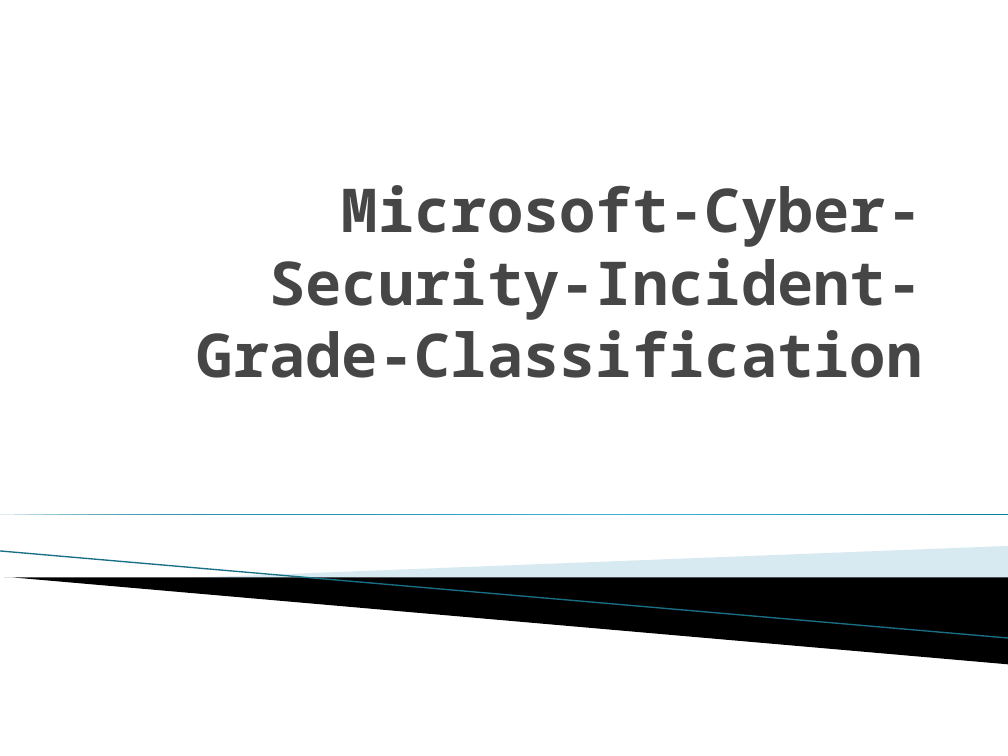
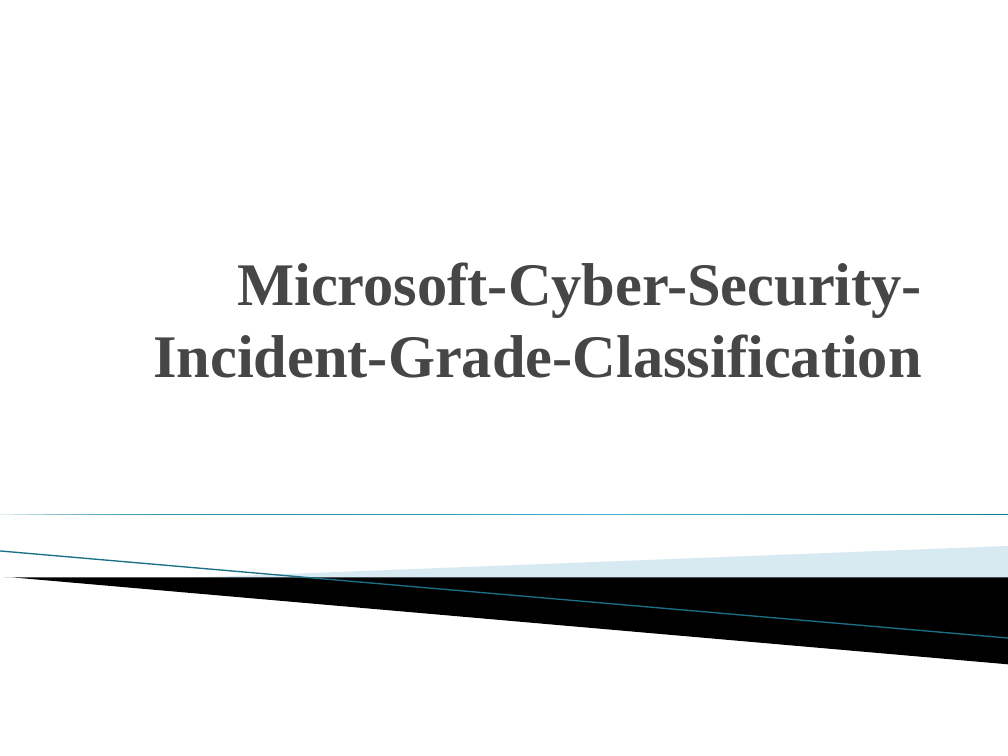
Before and after one commit to Ranjana1207/Classifying-Cyber-security-Incidents-with-Machine-Learning, a slide deck: slide 1 of 4 Microsoft -Classifying Cybersecurity Incidents.pptx. Drawn at 1008x756 pixels with LibreOffice and Linux fonts; fonts in the diff are those of the drawing; background and template pictures are left out. Boxes give left, top, right and bottom in pixels: in the first picture for what was removed or moved away, otherwise in the second. Text is boxed around its words. In the diff, an @@ line names an element or a change of style, - is before the commit and + after.

```diff
--- a/4 Microsoft -Classifying Cybersecurity Incidents.pptx
+++ b/4 Microsoft -Classifying Cybersecurity Incidents.pptx
@@ title "Microsoft-Cyber-Security-Incident-Grade-Classification" at (153, 262, 922, 378): font Noto Sans Mono to Times New Roman @@
```
Also in this commit, not shown: 1 other slide changed, 3 slides added, 2 slides removed.
